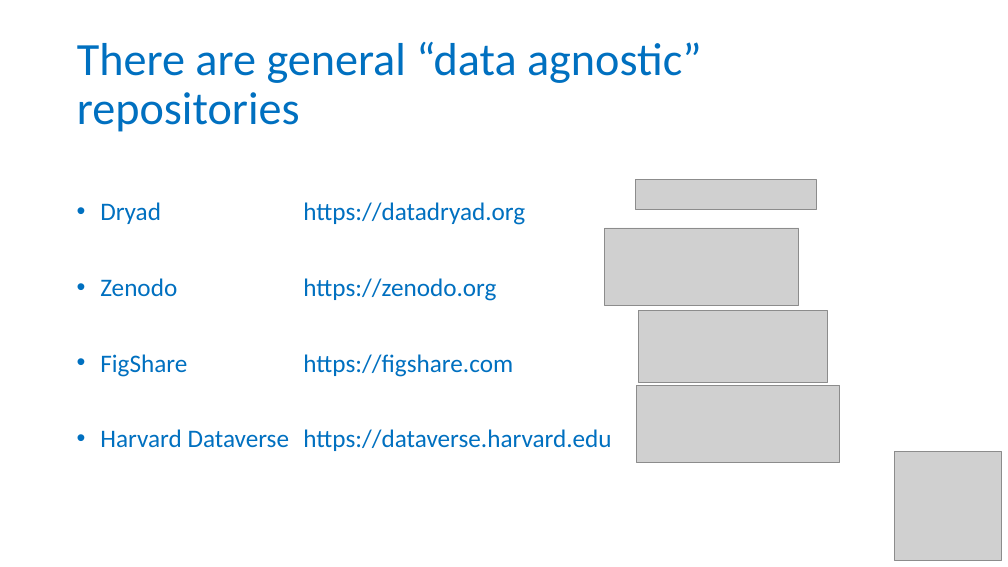
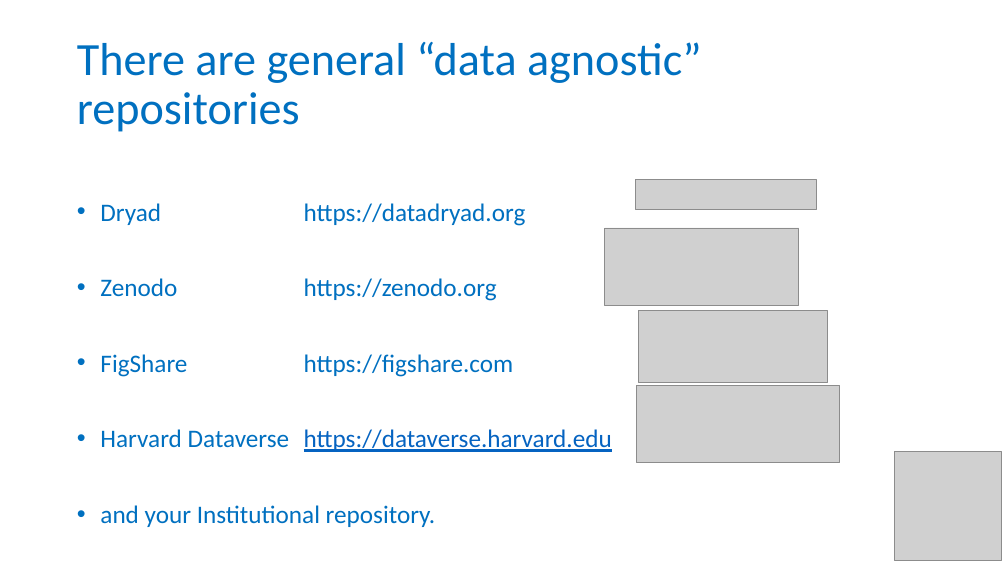
Before and after one commit to tobyhodges/probable-enigma, a slide deck: slide 5 of instructors/04-Public_repositories.pptx. Drawn at 1008x567 pixels with LibreOffice and Linux fonts; fonts in the diff are those of the drawing; grey boxes stand for pictures; background and template pictures are left out. Boxes give left, top, right and bottom in pixels: in the first picture for what was removed or moved away, otherwise in the second. Text is boxed around its words. In the diff, an @@ line names an element or a change of style, - is before the commit and + after.

```diff
--- a/instructors/04-Public_repositories.pptx
+++ b/instructors/04-Public_repositories.pptx
@@ text at bbox=[100, 429, 612, 452]: text colour #0070C0 to #0563C1, underline on in "https://dataverse.harvard.edu" @@
@@ text at bbox=[100, 505, 436, 527]: paragraph added @@
+• and your Institutional repository.
```
Also in this commit, not shown: 3 other slides changed.
